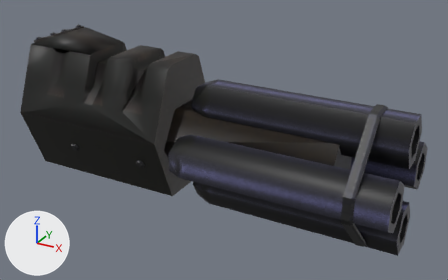
The Blender file Misc/quakevr/src_models/blend/v_nail2/v_nail2.blend as it was, and as the next commit left it.
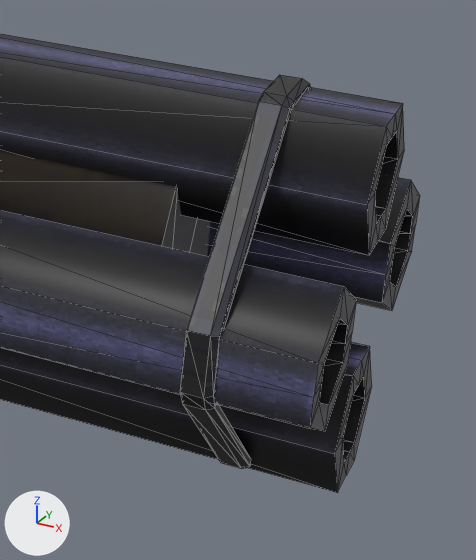
Each version is shown whole from a 50 mm camera at (49.6, -52.6, 25.9) aimed at (20.4, 0.3, -0.6), then close up on the part from 61% to 100% of the width and 28% to 100% of the height. The lights are fixed; the arrows at lower left show +X, +Y and +Z. The older version's two pictures come first. The close-ups show mesh edges as thin lines.

In view in the first close-up: 'v_nail2'.
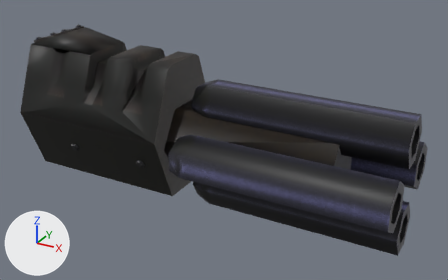
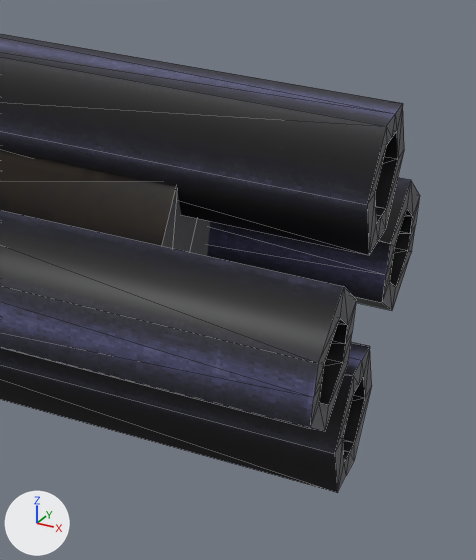
Where the change shows, as pixel boxes (x1, y1, x2, y2) in the close-ups (476 x 560 px):
part 1 of me_v_nail2, deleted: before (180, 75, 310, 468)

Patch to the scene script:
```diff
--- a/Misc/quakevr/src_models/blend/v_nail2/v_nail2.blend.py
+++ b/Misc/quakevr/src_models/blend/v_nail2/v_nail2.blend.py
@@ me_v_nail2 @@
 # used by ob_v_nail2; location = (0.0, 0.0, 0.0)
-me_v_nail2.from_pydata(...)  # 658 vertices, 1154 faces; spans x -2.6..40.1, y -7.3..7.2, z -8.0..9.1
+me_v_nail2.from_pydata(...)  # 510 vertices, 934 faces; spans x -2.6..40.1, y -7.0..6.9, z -7.8..9.1
+# me_v_nail2 part 1: the loose piece of 78 vertices spanning x 36.0..37.1, y -7.3..7.2, z -8.0..6.0 is deleted
+# other edits to the shape of me_v_nail2 do not show in these pictures
 me_v_nail2.materials.append(mat_v_nail2)
```
